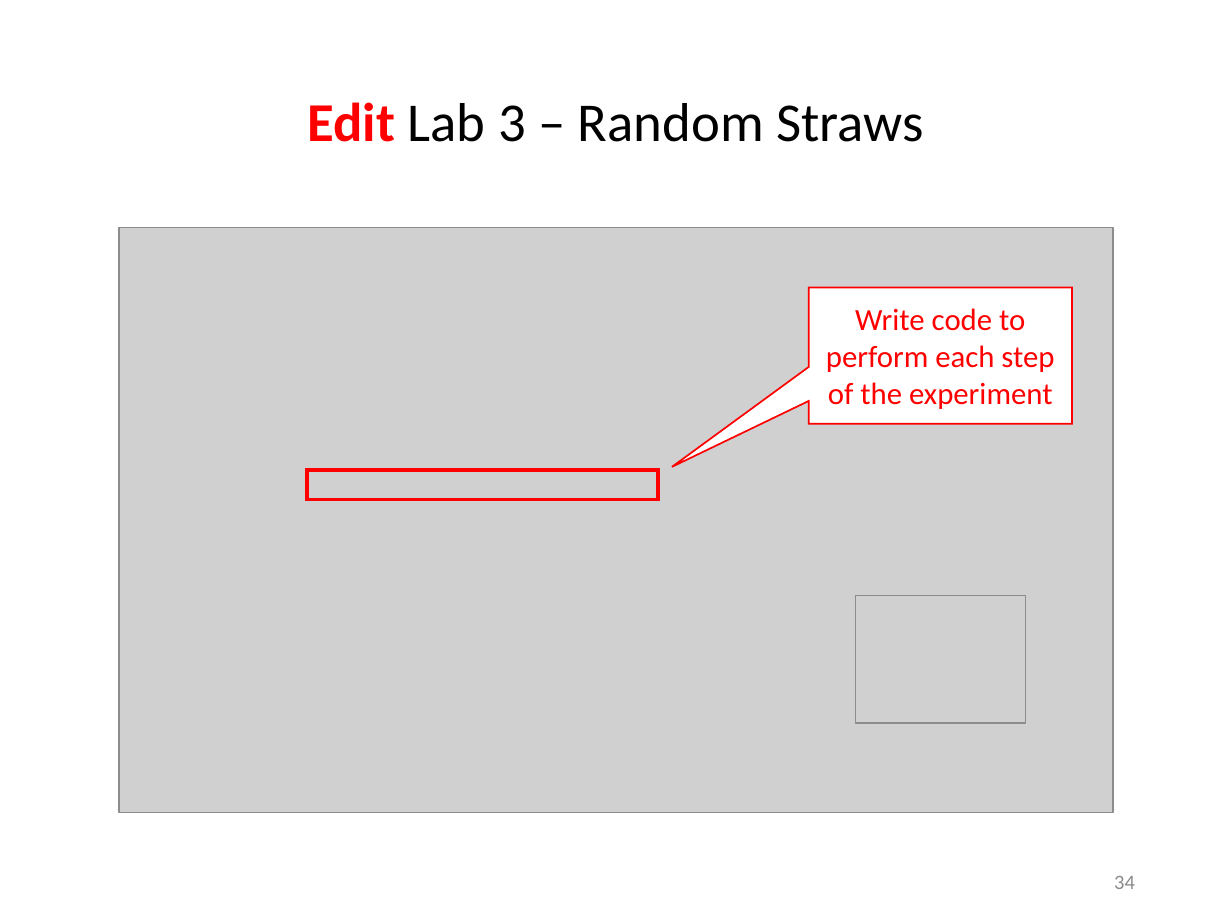
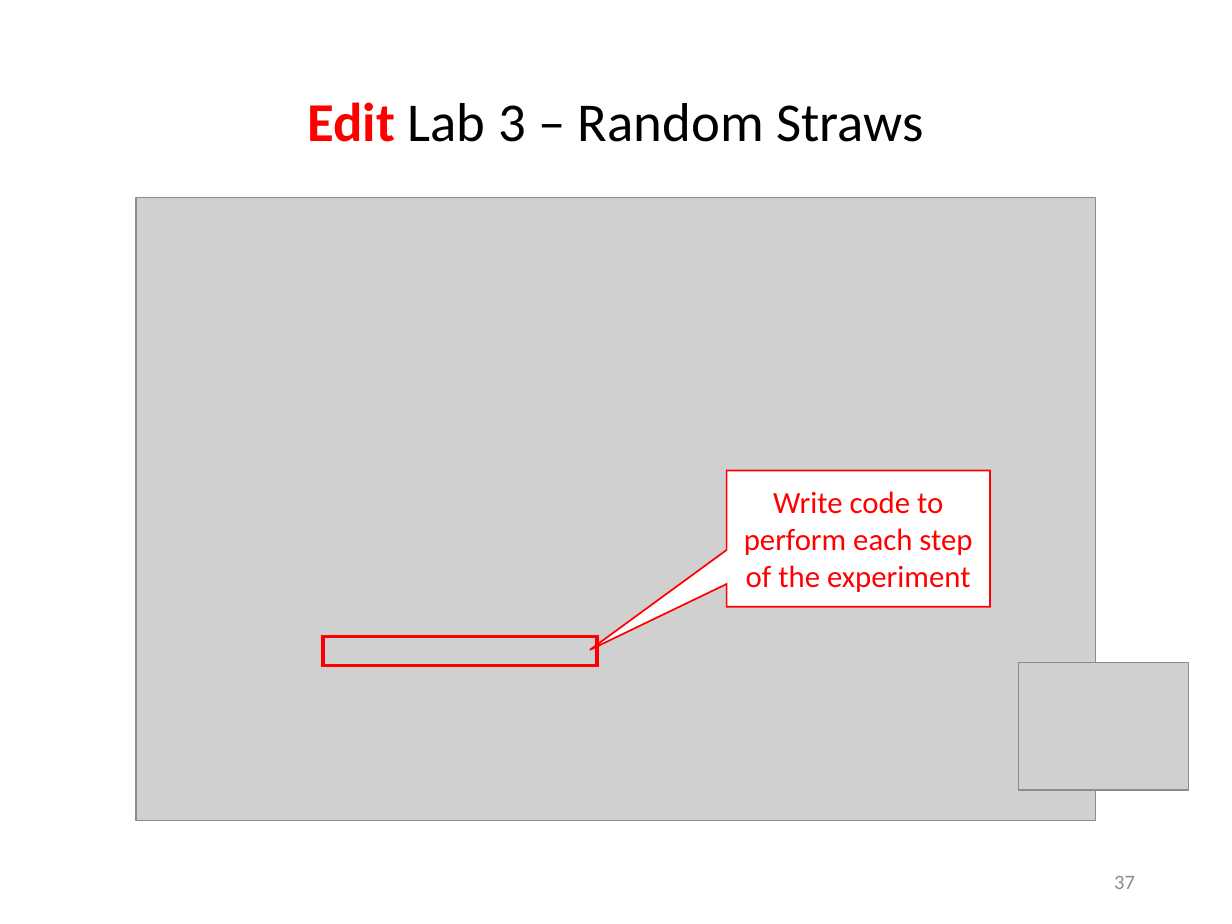
Before and after one commit to dbiersach/scicomp301-cpp-linux, a slide deck: slide 37 of session06/Session 06 - Statistics, Euler Line.pptx (slide 34 before the commit). Drawn at 1232x924 pixels with LibreOffice and Linux fonts; fonts in the diff are those of the drawing; grey boxes stand for pictures. Boxes give left, top, right and bottom in pixels: in the first picture for what was removed or moved away, otherwise in the second. Text is boxed around its words. In the diff, an @@ line names an element or a change of style, - is before the commit and + after.

```diff
--- a/session06/Session 06 - Statistics, Euler Line.pptx
+++ b/session06/Session 06 - Statistics, Euler Line.pptx
@@ picture: place and size @@
-picture at [120,227,1114,812]
+picture at [136,198,1095,821]
@@ speech box "Write code to perform each ...": place and size @@
-speech box "Write code to perform each ..." at [808,287,1072,424]
+speech box "Write code to perform each ..." at [727,471,991,607]
@@ rectangle: place and size @@
-rectangle at [307,471,657,500]
+rectangle at [323,637,596,667]
@@ picture: place and size @@
-picture at [855,595,1025,723]
+picture at [1018,663,1188,791]
@@ page number at [1114,876,1135,889]: text changed @@
-34
+37
```
Also in this commit, not shown: 16 other slides changed, 4 slides added, 1 slide removed, 1 other file.
